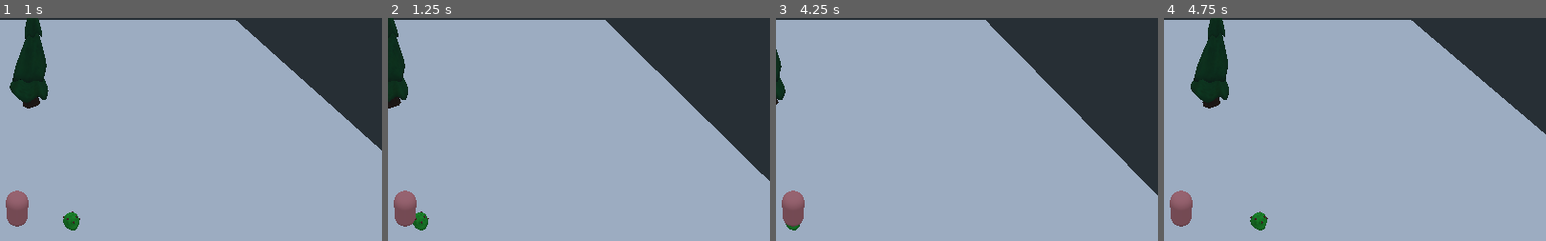
Above: before the commit, frames 1-4 (left to right).
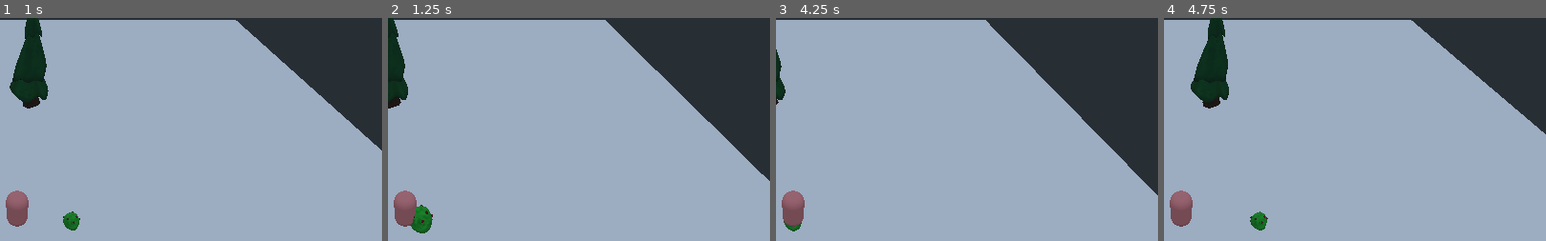
Above: after the commit, the same moments.

Repository: aprzn123/BUJSummer22
Game: Godot game, scene res://scenes/game.tscn
Two runs of this game, one before a commit and one after it. Both use one fixed random seed, a clock stepped at 60 frames per second and the inputs below.
Inputs:
- Up to frame 1 (1 s): tap Enter at 0.5 s; hold F (move_right) from 0.53 s (still down); tap E (interact) at 0.6 s
- Up to frame 2 (1.25 s): keep holding F (move_right)
- Up to frame 3 (4.25 s): release F (move_right) at 1.28 s; hold S (move_backwards) 1.28-2.03 s; tap E (interact) every 0.75 s from 1.35 to 3.6 s; hold F (move_right) 2.03-2.78 s; hold W (move_forward) 2.78-3.53 s; hold A (move_left) from 3.53 s (still down)
- Up to frame 4 (4.75 s): keep holding A (move_left); tap E (interact) at 4.35 s
The pictures show only the part of the screen within x 48-98%, y 8-58%; the shares and areas given below are measured in that part.

Frame 1 is identical in both runs. In frame 2, 0.3% of the frame differs, in the area x 5-12%, y 83-97%; in frame 3, less than 0.1%; in frame 4, nothing differs.
Error before the commit: Invalid get index 'mesh' (on base: 'null instance'). (res://scripts/berry_bush.gd:56)

Commit message:
messing with tweens

Diff:
--- a/BigFoot/scenes/game.tscn
+++ b/BigFoot/scenes/game.tscn
@@ -35,7 +35,7 @@
 material = SubResource( 1 )
 
 [node name="Camera" type="Camera" parent="."]
-transform = Transform( 1, 0, 0, 0, 0.642788, 0.766044, 0, -0.766044, 0.642788, 0, 25.0325, 18.4043 )
+transform = Transform( 1, 0, 0, 0, 0.642788, 0.766044, 0, -0.766044, 0.642788, 11.5874, 6.24407, 5.96547 )
 current = true
 
 [node name="BerryBush" parent="." instance=ExtResource( 3 )]
--- a/BigFoot/scripts/berry_bush.gd
+++ b/BigFoot/scripts/berry_bush.gd
@@ -2,7 +2,7 @@
 
 var picked:= false
 var is_being_picked: = false
-
+var rng = RandomNumberGenerator.new()
 export(Array, int) var days_to_spawn_in
 export(float) var time_to_interact = 0.5
 
@@ -12,11 +12,13 @@
 func _ready():
 	interaction_timer.wait_time = time_to_interact
 	on_new_day()
+	rng.randomize()
 
 
 func _on_Area_body_entered(body):
 	if body.is_in_group("player"):
 		GlobalVariables.player.nearby_interactables.append(get_path())
+		tween_bush()
 #		highlight bush?
 
 
@@ -41,7 +43,7 @@
 	GlobalVariables.berries_picked += 1
 	picked = true
 #	switch to model without berries
-	$MeshInstance.mesh.material.albedo_color = Color.red
+	#$MeshInstance.mesh.material.albedo_color = Color.red
 
 func change_enabled(boolean:= true):
 	visible = boolean
@@ -53,6 +55,30 @@
 		change_enabled(true)
 		picked = false
 #		switch to model with berries
-		$MeshInstance.mesh.material.albedo_color = Color.green
+		#$MeshInstance.mesh.material.albedo_color = Color.green
 	else:
 		change_enabled(false)
+
+func tween_bush():
+	print("tween_bush starting")
+
+	var current_pos = Vector3()
+	var final_pos = Vector3(2,2,2)
+	var shake_speed =0.1
+	var bushNode = $RaspberryBush
+
+	current_pos = bushNode.scale
+
+	var tween = create_tween().set_trans(Tween.TRANS_CIRC).set_ease(Tween.EASE_IN_OUT)
+
+
+	AddTween(tween,bushNode,final_pos,shake_speed)
+	AddTween(tween,bushNode,current_pos,shake_speed)
+	AddTween(tween,bushNode,final_pos,shake_speed)
+	AddTween(tween,bushNode,current_pos,shake_speed)
+
+
+
+
+func AddTween(tween,node,final_pos,shake_speed):
+	tween.tween_property(node,"scale",final_pos,shake_speed)
